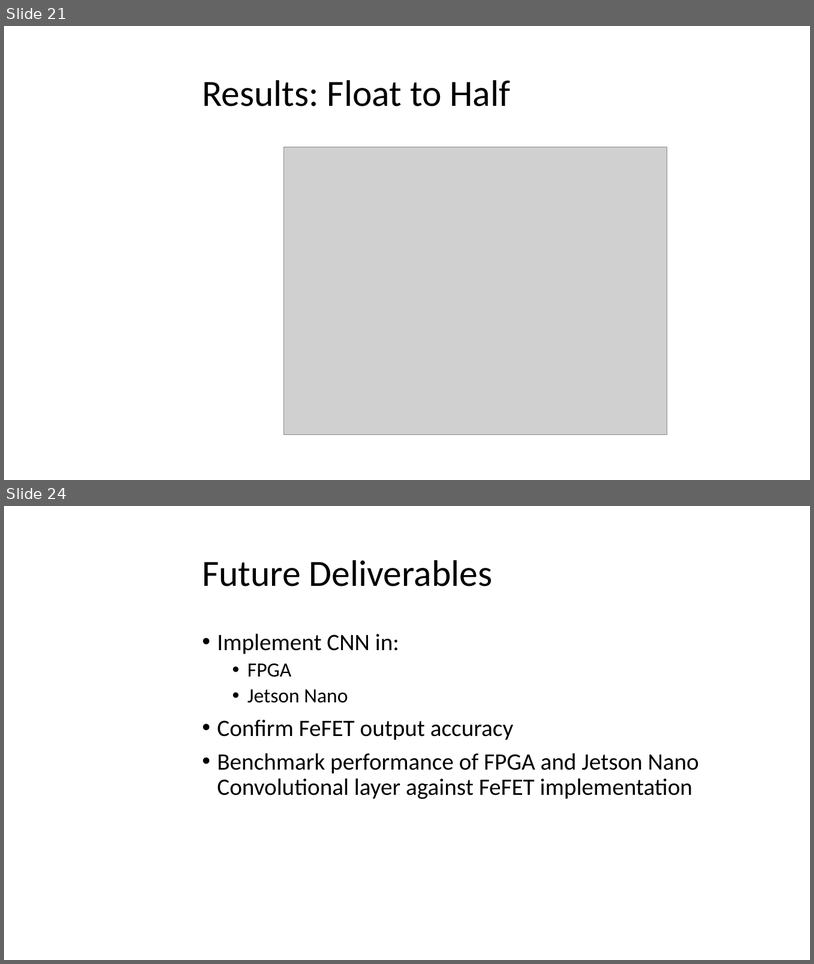
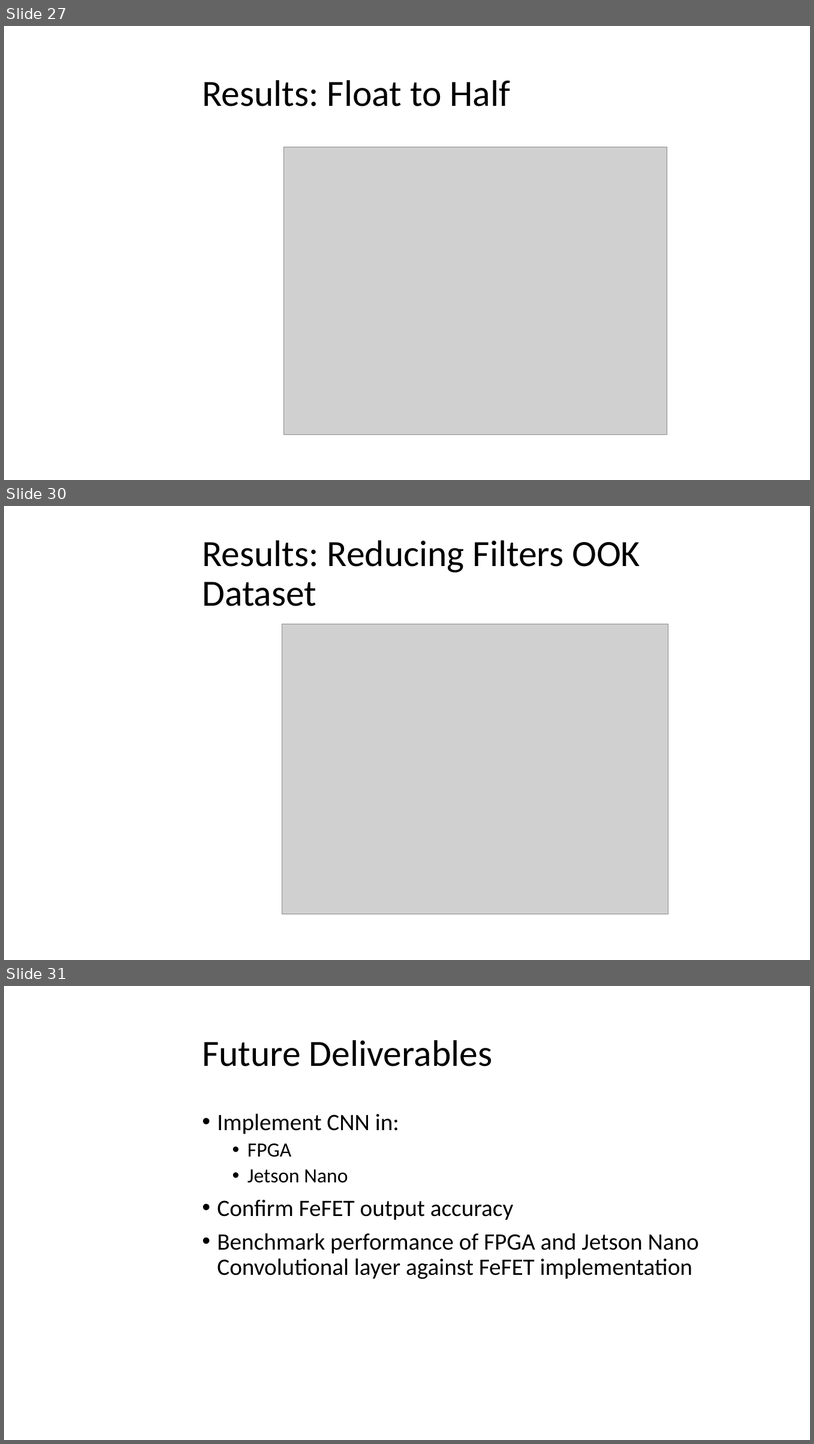
Before and after one commit to mayersjd/HardwareCNN, a slide deck: Presentations/ProjectPresentation_03-10-CB.pptx. Shown one above the other, each under a label of ours: slides 21 and 24 before the commit, slides 27, 30 and 31 after it; the slides between them are not shown. The pictures are 814x964 and 814x1444 pixels, drawn with LibreOffice and Linux fonts; fonts in the diff are those of the drawing; grey boxes stand for pictures; background and template pictures are left out. Boxes give left, top, right and bottom in pixels: in the first picture for what was removed or moved away, otherwise in the second. Text is boxed around its words. In the diff, an @@ line names an element or a change of style, - is before the commit and + after.

```diff
--- a/Presentations/ProjectPresentation_03-10-CB.pptx
+++ b/Presentations/ProjectPresentation_03-10-CB.pptx
@@ slide 30 added at (x1=4, y1=506, x2=810, y2=960), background picture (left out) @@
@@ title added at (x1=202, y1=540, x2=641, y2=606), 44 pt, text #000000 @@
+Results: Reducing Filters OOK Dataset
@@ picture added at (x1=282, y1=624, x2=669, y2=914) @@
@@ what was slide 21 is now slide 27 @@
@@ what was slide 24 is now slide 31 @@
```
Also in this commit, not shown: 9 slides changed, 6 other slides added.
